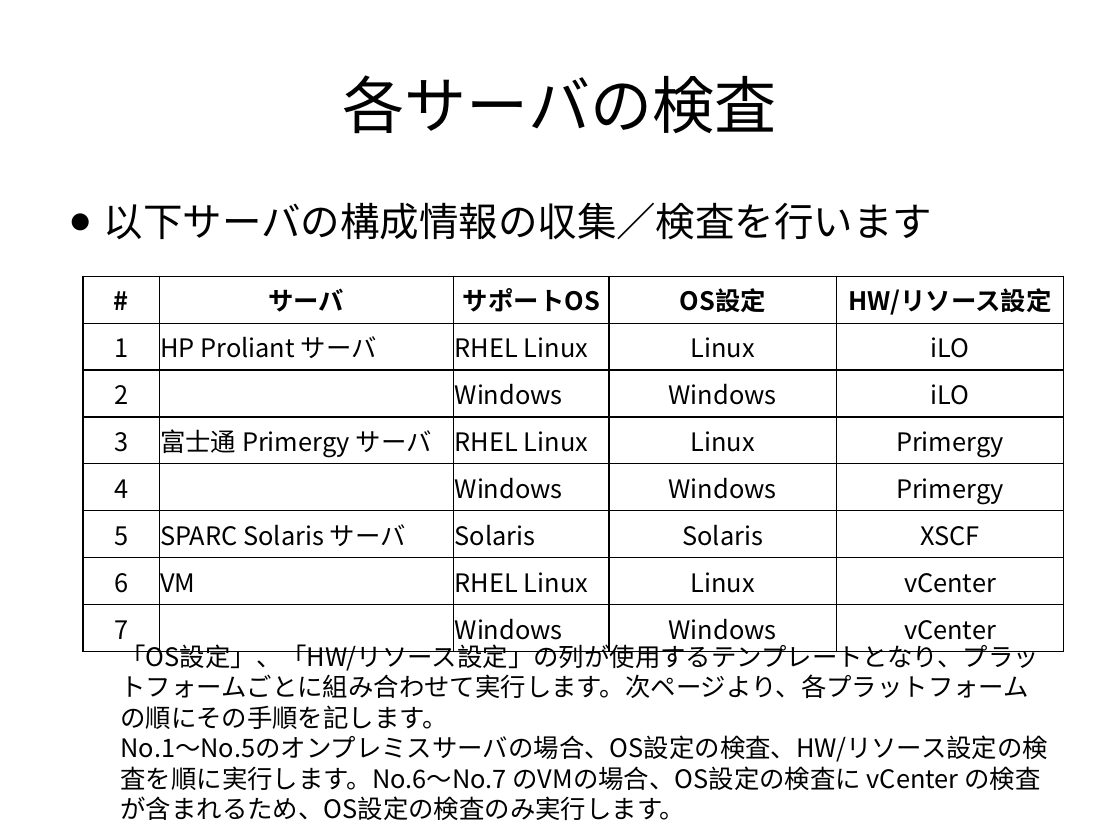
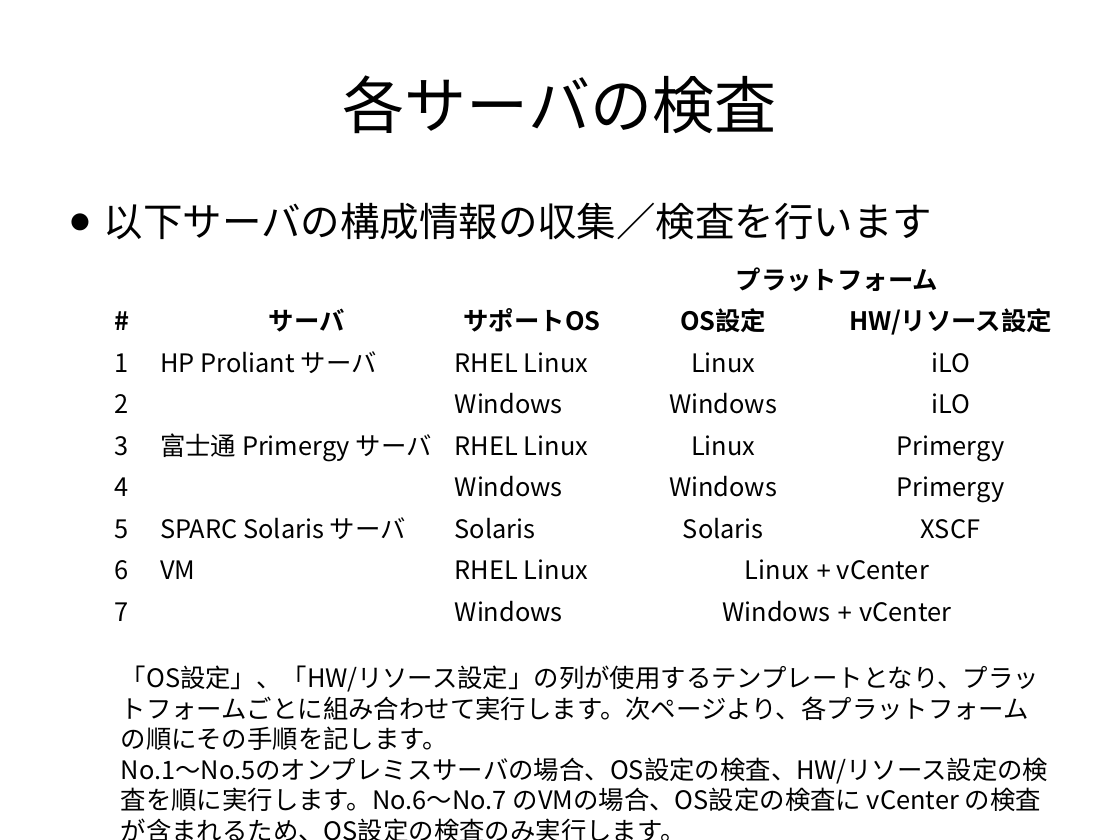
Before and after one commit to frsw3nr/gradle-server-acceptance, a slide deck: slide 20 of docs/jp/tutorial_test_pc.pptx. Drawn at 1120x840 pixels with LibreOffice and Linux fonts; fonts in the diff are those of the drawing. Boxes give left, top, right and bottom in pixels: in the first picture for what was removed or moved away, otherwise in the second. Text is boxed around its words. In the diff, an @@ line names an element or a change of style, - is before the commit and + after.

```diff
--- a/docs/jp/tutorial_test_pc.pptx
+++ b/docs/jp/tutorial_test_pc.pptx
@@ table at (83, 259, 1065, 632) @@
+row 1:  |  |  | プラットフォーム | 
-row 8, column 4: Linux
+row 8, column 4: Linux + vCenter
-row 8, column 5: vCenter
+row 8, column 5: 
-row 9, column 4: Windows
+row 9, column 4: Windows + vCenter
-row 9, column 5: vCenter
+row 9, column 5: 
@@ table: place and size @@
-table at (83, 276, 1065, 650)
+table at (83, 259, 1065, 632)
@@ text "「OS設定」、「HW/リソース設定」の列が使用するテンプレートとなり、プラットフォームごとに組み合わせて実行します。次ペ ..." rewrapped from (121, 640, 1048, 790) to (121, 665, 1048, 811) @@
```
Also in this commit, not shown: 15 other slides changed, 3 other files.
